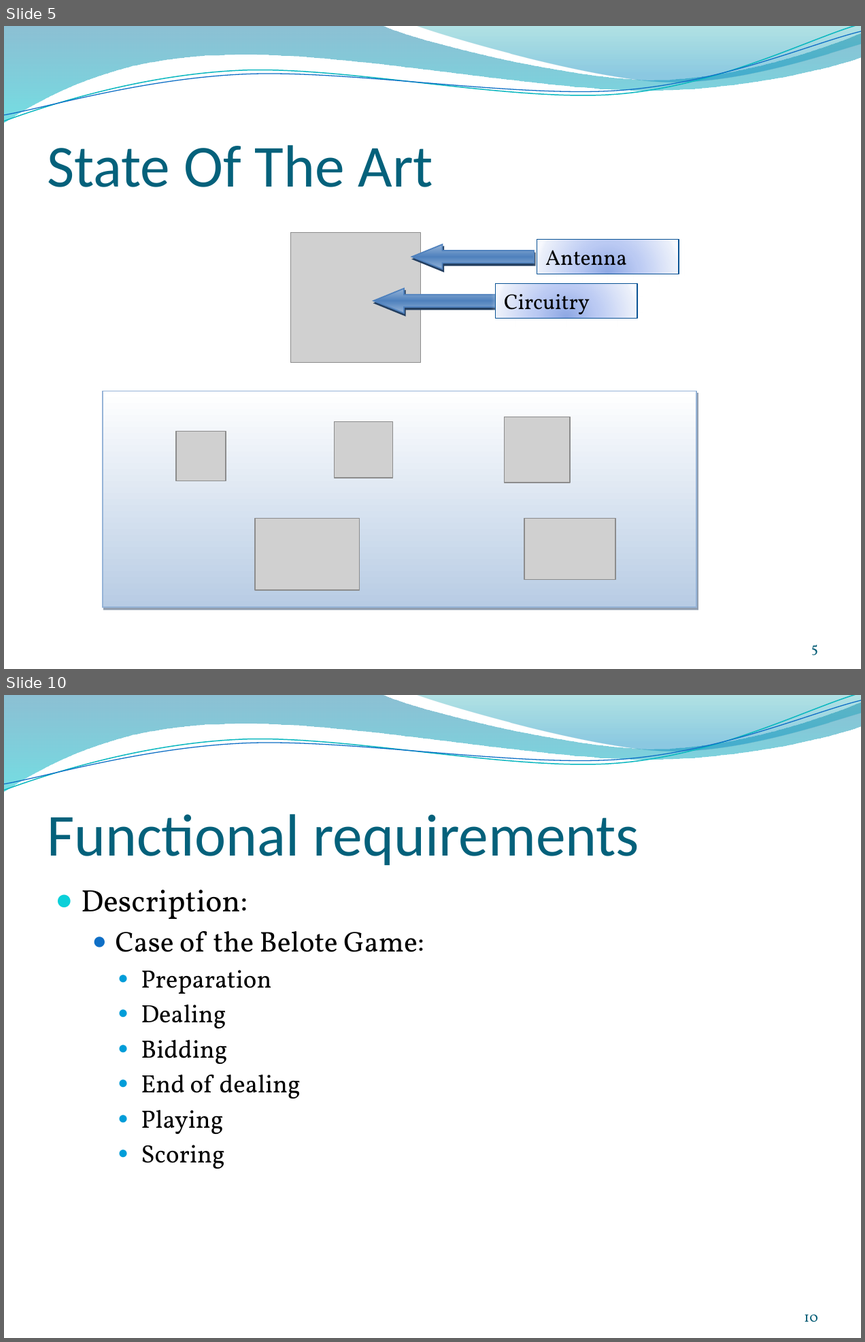
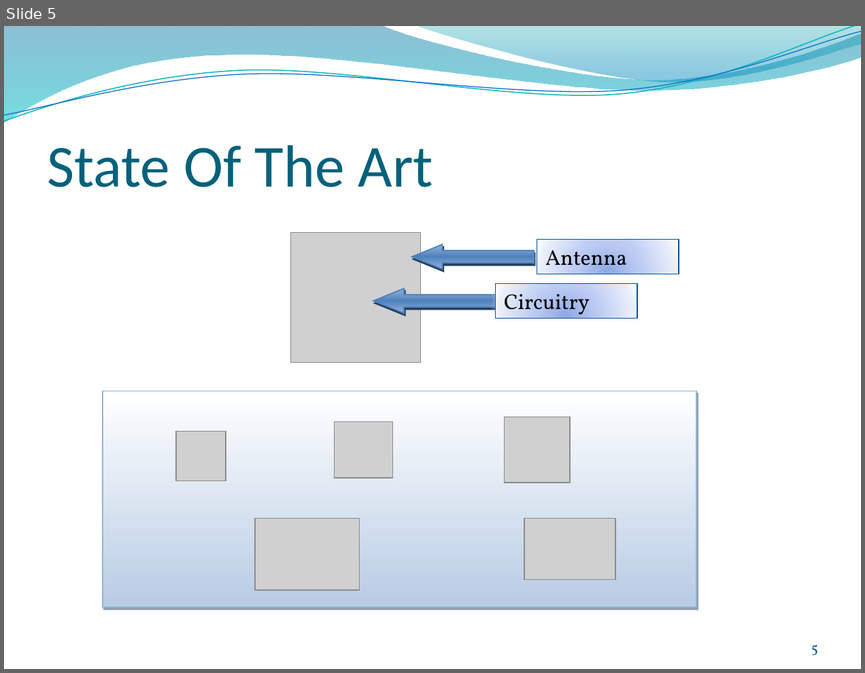
Before and after one commit to anbrous/project, a slide deck: Blue_weasel/blueweasel_docs/presentation/Pre-soutenance Projet Blue Weasel.pptx. Shown one above the other, each under a label of ours: slides 5 and 10 before the commit, slide 5 after it; the slides between them are not shown. The pictures are 865x1342 and 865x673 pixels, drawn with LibreOffice and Linux fonts; fonts in the diff are those of the drawing; grey boxes stand for pictures; background and template pictures are left out. Boxes give left, top, right and bottom in pixels: in the first picture for what was removed or moved away, otherwise in the second. Text is boxed around its words. In the diff, an @@ line names an element or a change of style, - is before the commit and + after.

```diff
--- a/Blue_weasel/blueweasel_docs/presentation/Pre-soutenance Projet Blue Weasel.pptx
+++ b/Blue_weasel/blueweasel_docs/presentation/Pre-soutenance Projet Blue Weasel.pptx
@@ slide 10 removed at [4,695,861,1338], background picture (left out); not listed: 4 template elements that a slide beside it also shows @@
@@ title removed at [47,814,639,865] @@
-Functional requirements
@@ text removed at [81,889,424,1168] @@
-● Description:
-  ● Case of the Belote Game:
-    ● Preparation
-    ● Dealing
-    ● Bidding
-    ● End of dealing
-    ● Playing
-    ● Scoring
@@ page number removed at [804,1314,818,1321] @@
-10
```
Also in this commit, not shown: 6 slides changed, 11 slides added, 4 other slides removed, 19 other files.
